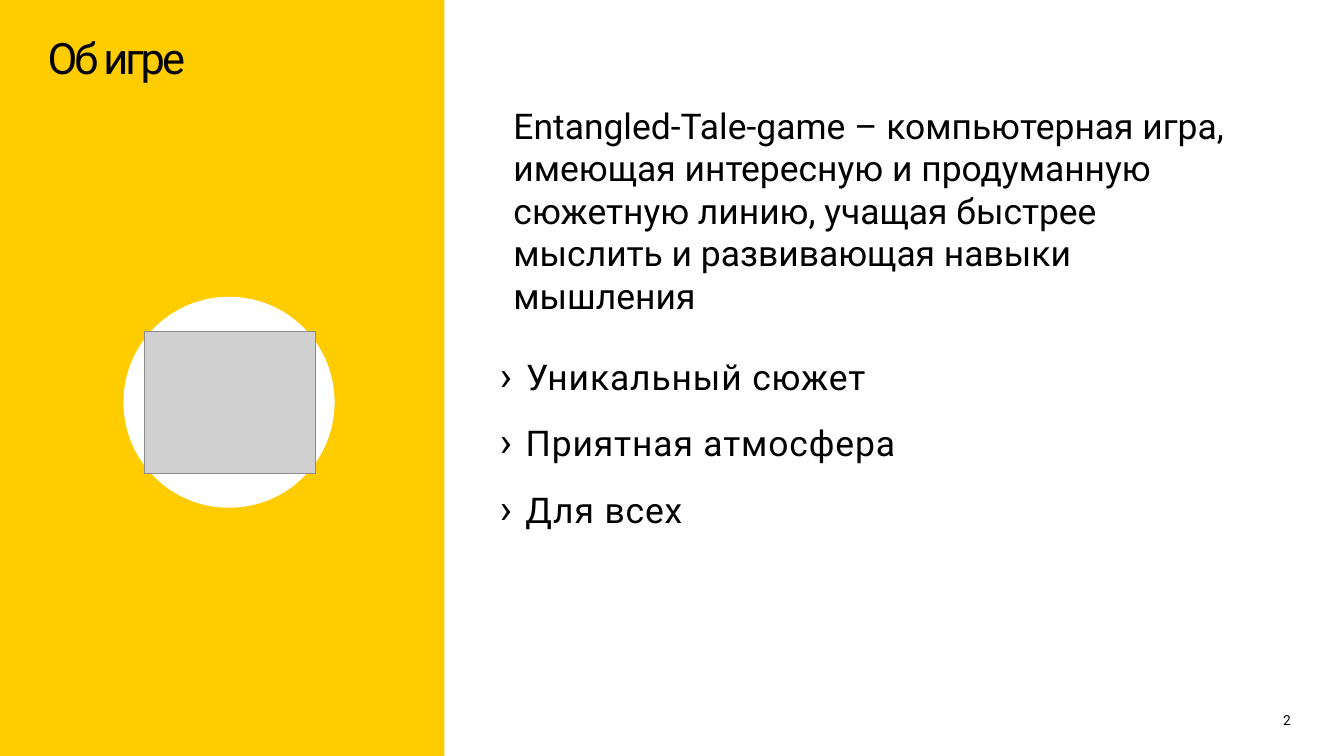
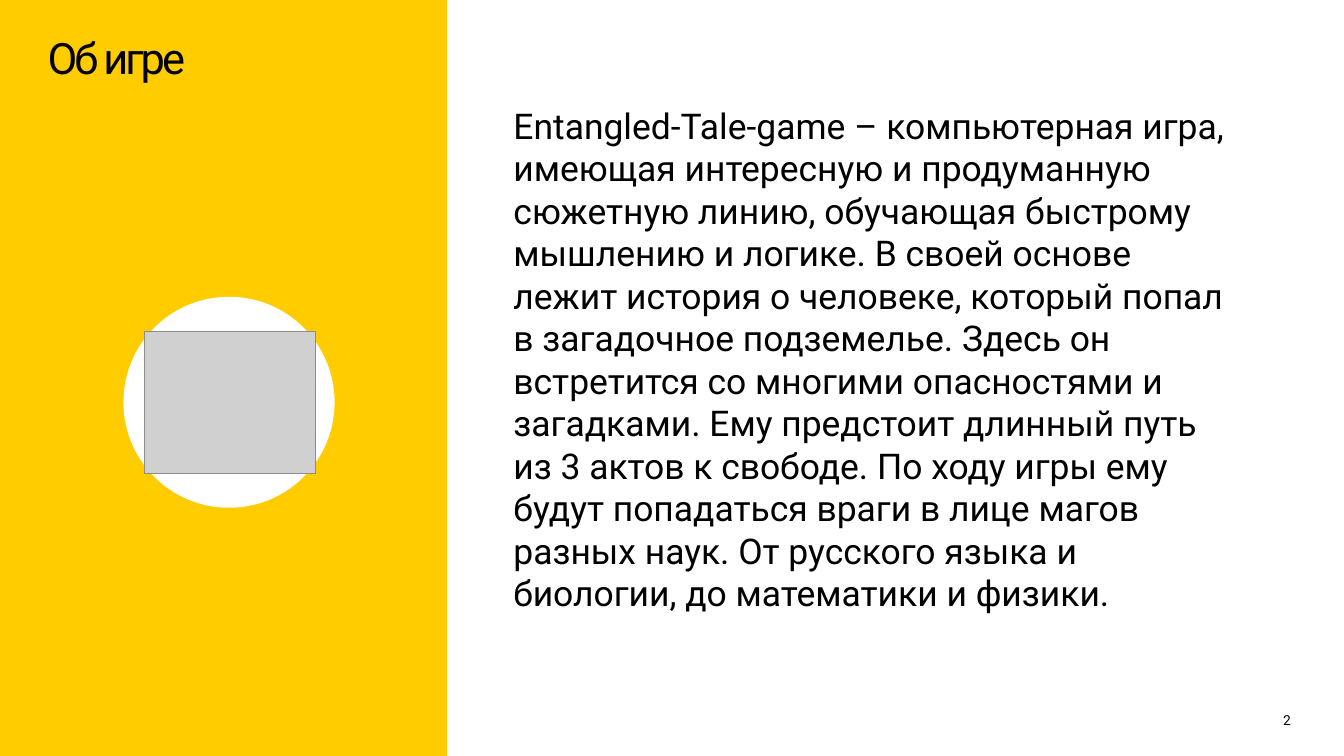
Before and after one commit to mario12508/Entangled-Tale-pygame-project, a slide deck: slide 2 of Презентация.pptx. Drawn at 1344x756 pixels with LibreOffice and Linux fonts; fonts in the diff are those of the drawing; grey boxes stand for pictures. Boxes give left, top, right and bottom in pixels: in the first picture for what was removed or moved away, otherwise in the second. Text is boxed around its words. In the diff, an @@ line names an element or a change of style, - is before the commit and + after.

```diff
--- a/Презентация.pptx
+++ b/Презентация.pptx
@@ freeform shape at bbox=[0, 0, 447, 756]: outline redrawn @@
@@ text at bbox=[513, 112, 1223, 614]: text changed @@
-Entangled-Tale-game – компьютерная игра, имеющая интересную и продуманную сюжетную линию, учащая быстрее мыслить и развивающая навыки мышления
+Entangled-Tale-game – компьютерная игра, имеющая интересную и продуманную сюжетную линию, обучающая быстрому мышлению и логике. В своей основе лежит история о человеке, который попал в загадочное подземелье. Здесь он встретится со многими опасностями и загадками. Ему предстоит длинный путь из 3 актов к свободе. По ходу игры ему будут попадаться враги в лице магов разных наук. От русского языка и биологии, до математики и физики.
@@ text removed at bbox=[525, 364, 895, 530] @@
-› Уникальный сюжет
-› Приятная атмосфера
-› Для всех
```
Also in this commit, not shown: 7 other slides changed, 2 slides added.
